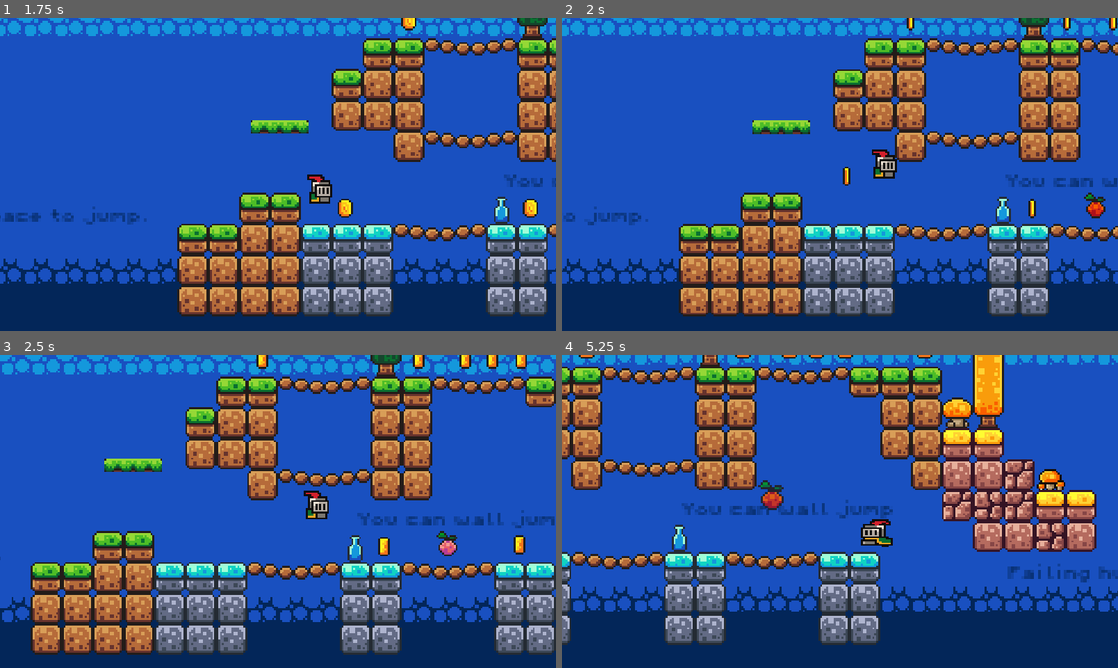
Above: before the commit, frames 1-4 (two rows, left to right).
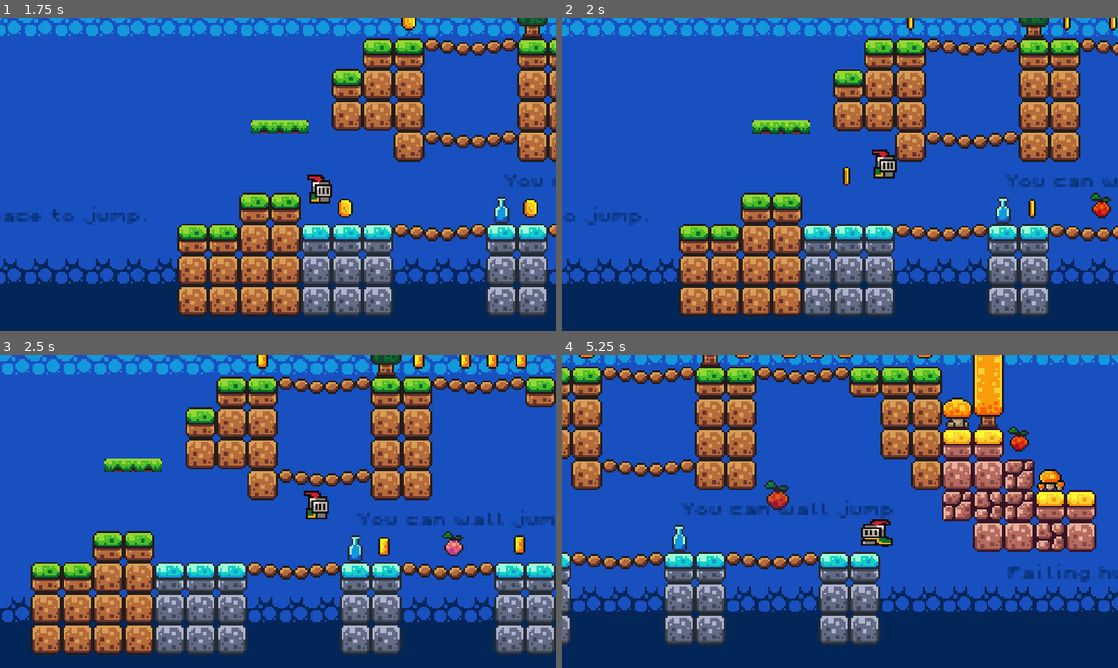
Above: after the commit, the same moments.

Repository: WaddleVenture/myPlatformer
Game: Godot game, scene res://scenes/game.tscn
Two runs of this game, one before a commit and one after it. Both use one fixed random seed, a clock stepped at 60 frames per second and the inputs below.
Inputs:
- Up to frame 1 (1.75 s): click "Start" at 0.5 s; tap J (roll) at 1.25 s; hold Right (move_right) from 1.28 s (still down); tap Space (jump) at 1.35, 1.52 s
- Up to frame 2 (2 s): keep holding Right (move_right); tap Space (jump) at 1.82 s
- Up to frame 3 (2.5 s): keep holding Right (move_right); tap J (roll) at 2, 2.1 s; tap Space (jump) at 2.27, 2.3 s
- Up to frame 4 (5.25 s): tap Space (jump) at 2.57, 2.85, 3.77, 3.8, 4.07, 4.35, 4.52, 4.82 s; tap J (roll) at 2.75, 3.5, 3.6, 4.25, 5, 5.1 s; release Right (move_right) at 2.78 s; hold Left (move_left) 2.78-3.53 s; hold Right (move_right) 3.53-5.03 s; hold Left (move_left) from 5.03 s (still down)

Frame 1 is identical in both runs. In frame 2, 0.2% of the frame differs, in the area x 93-99%, y 55-64%; in frame 3, 0.2%; in frame 4, 0.5%, in the area x 35-84%, y 22-50%.

Commit message:
added power up fruit generalization

Diff:
--- a/levels/level_0.tscn
+++ b/levels/level_0.tscn
@@ -11,7 +11,7 @@
 [ext_resource type="FontFile" uid="uid://chvboddrnqevi" path="res://assets/fonts/PixelOperator8.ttf" id="7_07fcn"]
 [ext_resource type="AudioStream" uid="uid://citphwdyxdyik" path="res://assets/music/time_for_adventure.mp3" id="10_brbm8"]
 [ext_resource type="PackedScene" uid="uid://xjt14vl0u6tq" path="res://scenes/portal.tscn" id="11_87ges"]
-[ext_resource type="PackedScene" uid="uid://8b0rpnvd1r04" path="res://scenes/wall_jump_fruit.tscn" id="12_i601s"]
+[ext_resource type="PackedScene" uid="uid://8b0rpnvd1r04" path="res://scenes/power_up_fruit.tscn" id="12_lu015"]
 
 [sub_resource type="WorldBoundaryShape2D" id="WorldBoundaryShape2D_jp6ab"]
 
@@ -419,5 +419,9 @@
 tile_map_data = PackedByteArray("AAADAAQAAAAAAAAAAAAFAAMAAAAAAAAAAAADAAUAAAAAAAEAAAADAAYAAAAAAAEAAAAEAAYAAAAAAAEAAAAEAA …(3072 unchanged characters)…
 tile_set = SubResource("TileSet_40vkf")
 
-[node name="WallJumpFruit" parent="." instance=ExtResource("12_i601s")]
-position = Vector2(248, 54)
+[node name="PowerUpFruit" parent="." instance=ExtResource("12_lu015")]
+position = Vector2(251, 54)
+
+[node name="PowerUpFruit2" parent="." instance=ExtResource("12_lu015")]
+position = Vector2(376, 5)
+power_to_unlock = 1
--- a/scenes/wall_jump_fruit.tscn
+++ b/scenes/power_up_fruit.tscn
@@ -43,6 +43,33 @@
 [sub_resource type="CircleShape2D" id="CircleShape2D_hkw8x"]
 radius = 3.16228
 
+[sub_resource type="Animation" id="Animation_60kda"]
+length = 0.001
+tracks/0/type = "value"
+tracks/0/imported = false
+tracks/0/enabled = true
+tracks/0/path = NodePath("CollisionShape2D:disabled")
+tracks/0/interp = 1
+tracks/0/loop_wrap = true
+tracks/0/keys = {
+"times": PackedFloat32Array(0),
+"transitions": PackedFloat32Array(1),
+"update": 1,
+"values": [false]
+}
+tracks/1/type = "value"
+tracks/1/imported = false
+tracks/1/enabled = true
+tracks/1/path = NodePath("PowerUpSound:playing")
+tracks/1/interp = 1
+tracks/1/loop_wrap = true
+tracks/1/keys = {
+"times": PackedFloat32Array(0),
+"transitions": PackedFloat32Array(1),
+"update": 1,
+"values": [false]
+}
+
 [sub_resource type="Animation" id="Animation_4e52u"]
 resource_name = "power_up_animation"
 tracks/0/type = "value"
@@ -80,7 +107,7 @@
 "transitions": PackedFloat32Array(1),
 "values": [{
 "args": [],
-"method": &"elevated_coin"
+"method": &"elevated_animation"
 }]
 }
 tracks/3/type = "method"
@@ -98,40 +125,13 @@
 }]
 }
 
-[sub_resource type="Animation" id="Animation_60kda"]
-length = 0.001
-tracks/0/type = "value"
-tracks/0/imported = false
-tracks/0/enabled = true
-tracks/0/path = NodePath("CollisionShape2D:disabled")
-tracks/0/interp = 1
-tracks/0/loop_wrap = true
-tracks/0/keys = {
-"times": PackedFloat32Array(0),
-"transitions": PackedFloat32Array(1),
-"update": 1,
-"values": [false]
-}
-tracks/1/type = "value"
-tracks/1/imported = false
-tracks/1/enabled = true
-tracks/1/path = NodePath("PowerUpSound:playing")
-tracks/1/interp = 1
-tracks/1/loop_wrap = true
-tracks/1/keys = {
-"times": PackedFloat32Array(0),
-"transitions": PackedFloat32Array(1),
-"update": 1,
-"values": [false]
-}
-
 [sub_resource type="AnimationLibrary" id="AnimationLibrary_qclsx"]
 _data = {
 "RESET": SubResource("Animation_60kda"),
 "power_up_animation": SubResource("Animation_4e52u")
 }
 
-[node name="WallJumpFruit" type="Area2D"]
+[node name="PowerUpFruit" type="Area2D"]
 collision_mask = 2
 script = ExtResource("1_i8rjw")
 
--- a/scripts/wall_jump_fruit.gd
+++ b/scripts/wall_jump_fruit.gd
@@ -1,13 +1,35 @@
 extends Area2D
+
+# Power to unlock
+enum Power {
+	WALL_JUMP,
+	DOUBLE_JUMP
+}
+
+@export var power_to_unlock: Power
+
 @onready var animation_player: AnimationPlayer = $AnimationPlayer
 
-func elevated_coin():
+
+func elevated_animation():
 	var tween = create_tween()
 	tween.tween_property(self, "position", position + Vector2(0, -20), 0.2)
 	tween.tween_property(self, "scale", Vector2(1.2, 1.2), 0.15)
 	tween.tween_property(self, "modulate:a", 0, 0.25)
 	tween.tween_callback(self.queue_free)
 
-func _on_body_entered(body: Node2D) -> void:
-	PlayerPowers.unlock_wall_jump()
+
+func _on_body_entered(_body: Node2D) -> void:
 	animation_player.play("power_up_animation")
+	unlock_power(power_to_unlock)
+
+
+# Function to unlock the power
+func unlock_power(power: Power) -> void:
+	match power:
+		Power.WALL_JUMP:
+			PlayerPowers.unlock_wall_jump()
+		Power.DOUBLE_JUMP:
+			PlayerPowers.unlock_double_jump()
+		_:
+			print("Unknown power: " + str(power))
